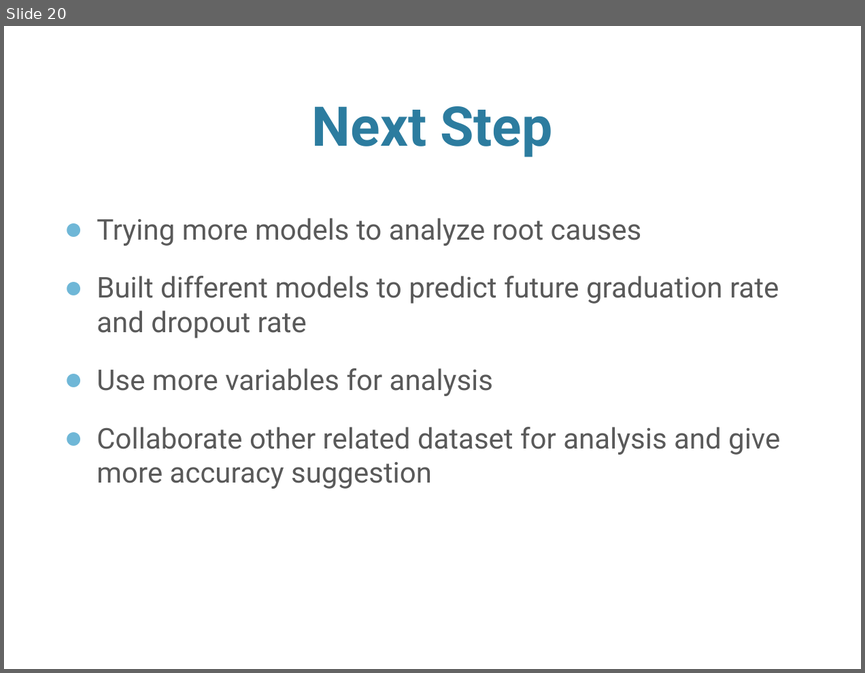
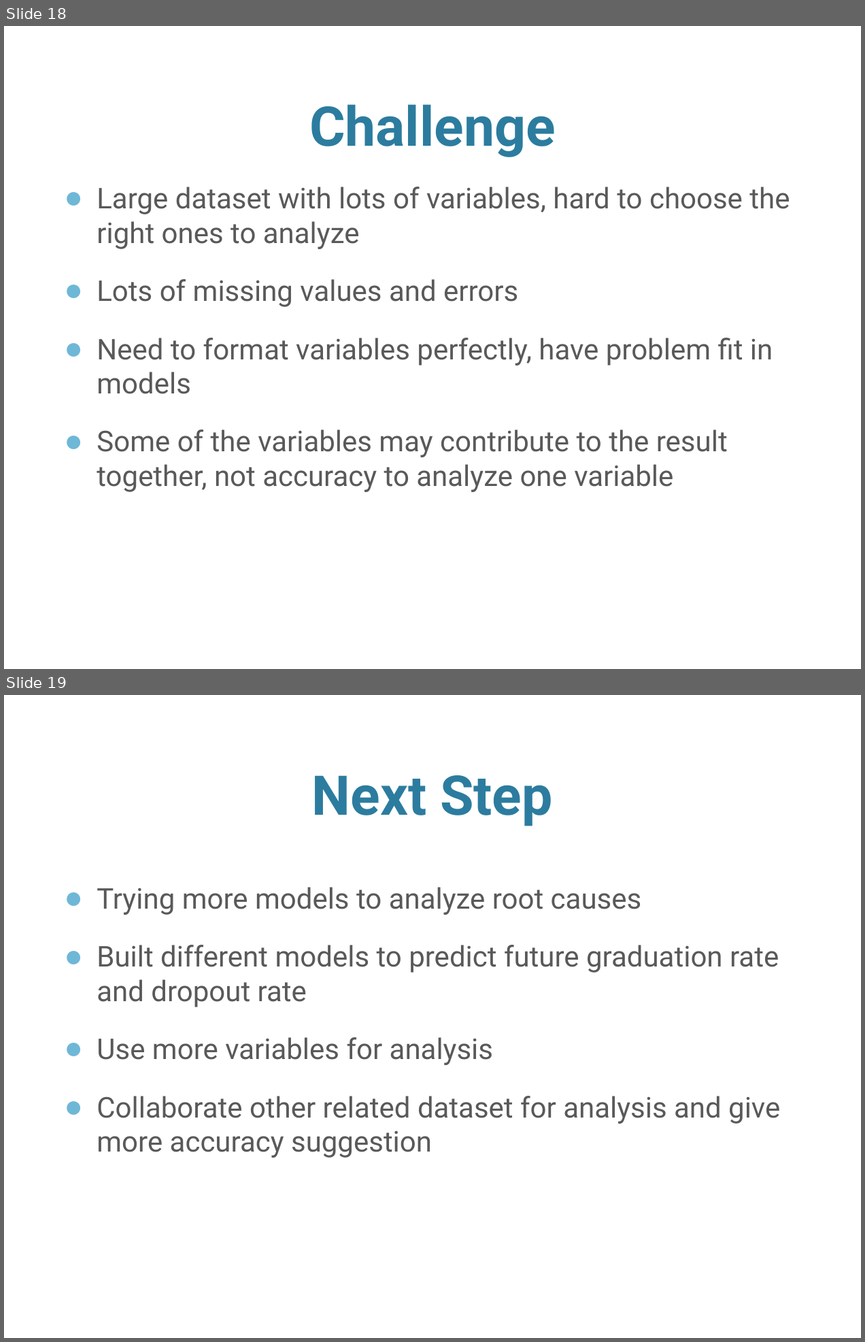
Before and after one commit to lqingsandra/DAT_SF_19, a slide deck: Homework/Project/presentation.pptx. Shown one above the other, each under a label of ours: slide 20 before the commit, slides 18 and 19 after it. The pictures are 865x673 and 865x1342 pixels, drawn with LibreOffice and Linux fonts; fonts in the diff are those of the drawing; background and template pictures are left out. Boxes give left, top, right and bottom in pixels: in the first picture for what was removed or moved away, otherwise in the second. Text is boxed around its words. In the diff, an @@ line names an element or a change of style, - is before the commit and + after.

Commit message:
changes

```diff
--- a/Homework/Project/presentation.pptx
+++ b/Homework/Project/presentation.pptx
@@ slide 18 added at (x1=4, y1=26, x2=861, y2=669), background picture (left out) @@
@@ title added at (x1=309, y1=104, x2=555, y2=157), 46 pt, text #2C7C9F, bold @@
+Challenge
@@ text added at (x1=96, y1=186, x2=789, y2=492), 24 pt, text #595959 @@
+● Large dataset with lots of variables, hard to choose the right ones to analyze
+● Lots of missing values and errors
+● Need to format variables perfectly, have problem fit in models
+● Some of the variables may contribute to the result together, not accuracy to analyze one variable
@@ what was slide 20 is now slide 19 @@
```
Also in this commit, not shown: 1 slide changed, 2 slides removed.
